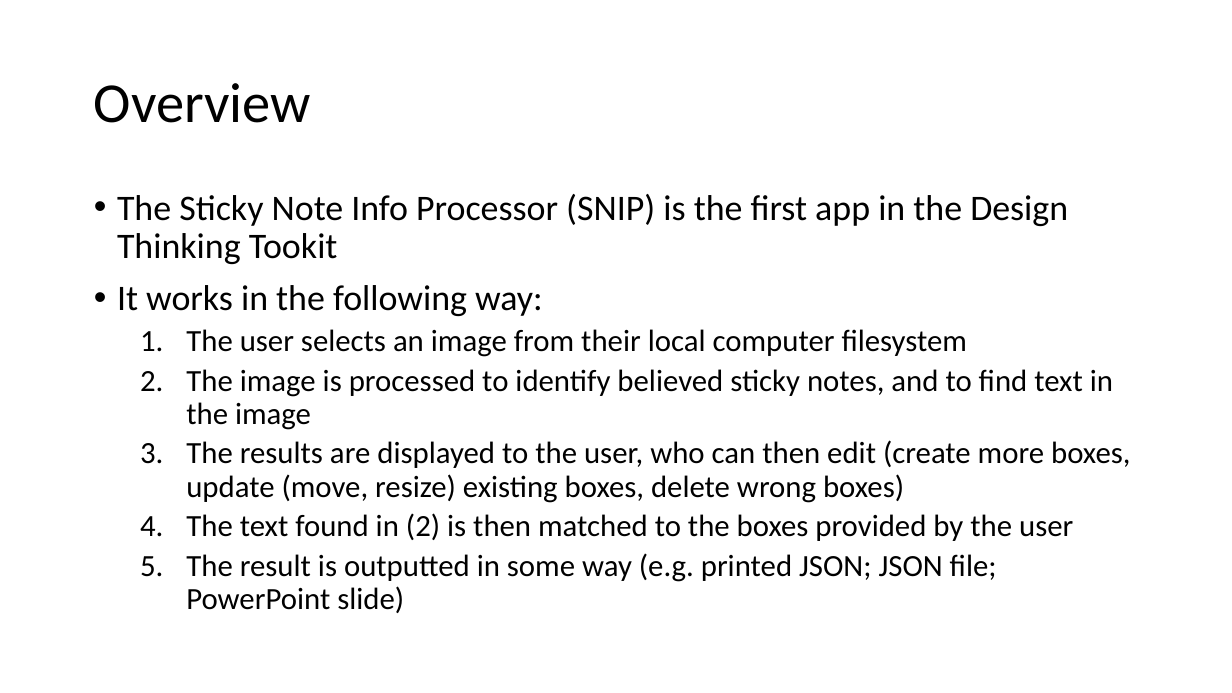
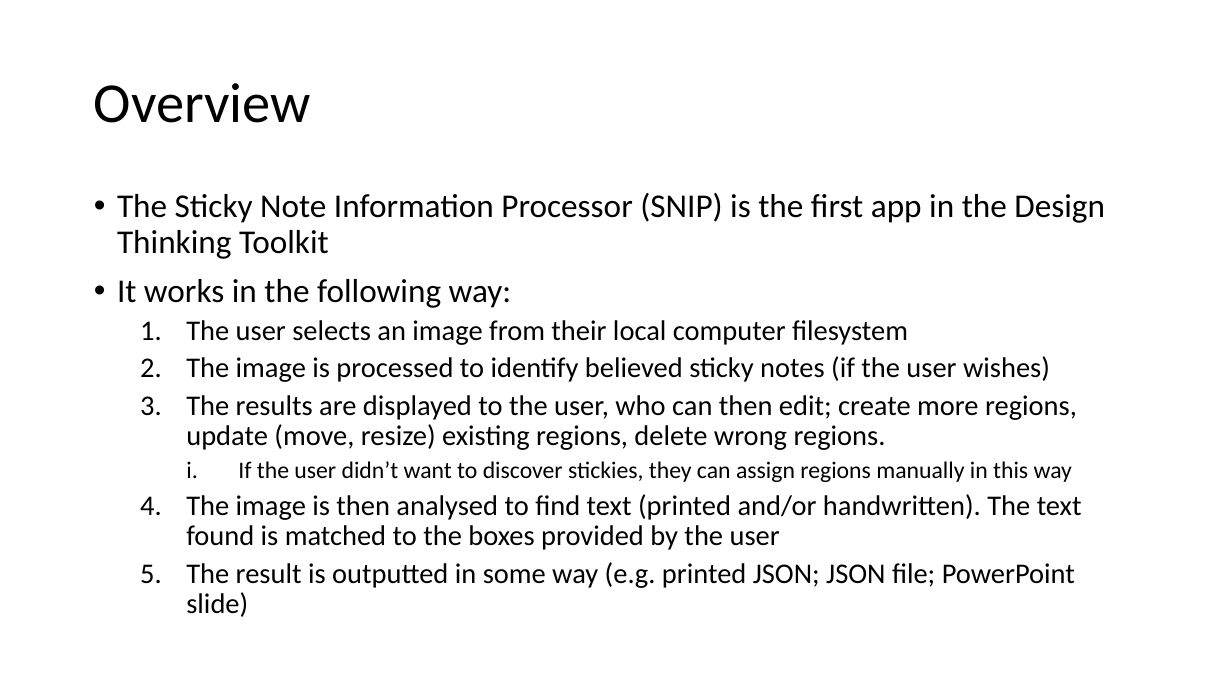
Before and after one commit to al-vincent/DesignThinkingToolset, a slide deck: slide 7 of documents/Design.pptx. Drawn at 1232x693 pixels with LibreOffice and Linux fonts; fonts in the diff are those of the drawing. Boxes give left, top, right and bottom in pixels: in the first picture for what was removed or moved away, otherwise in the second. Text is boxed around its words. In the diff, an @@ line names an element or a change of style, - is before the commit and + after.

Commit message:
Updates to functional tests, in-line with new design plan. New functional tests are largely skeletons, for completion as new features are added

```diff
--- a/documents/Design.pptx
+++ b/documents/Design.pptx
@@ text at bbox=[117, 193, 1105, 259]: text changed; size 28 to 25.9 pt @@
-• The Sticky Note Info Processor (SNIP) is the first app in the Design Thinking Tookit
+• The Sticky Note Information Processor (SNIP) is the first app in the Design Thinking Toolkit
@@ text at bbox=[117, 279, 1075, 617]: size 28 to 25.9 pt in "It works in the following way:"; size 24 to 22.2 pt in "The user selects an image from their ...", "The result is outputted in some way ..." @@
@@ text at bbox=[186, 356, 1082, 550]: text changed; size 24 to 22.2 pt @@
-  2. The image is processed to identify believed sticky notes, and to find text in the image
-  3. The results are displayed to the user, who can then edit (create more boxes, update (move, resize) existing boxes, delete wrong boxes)
-  4. The text found in (2) is then matched to the boxes provided by the user
+  2. The image is processed to identify believed sticky notes (if the user wishes)
+  3. The results are displayed to the user, who can then edit; create more regions, update (move, resize) existing regions, delete wrong regions.
+    i. If the user didn’t want to discover stickies, they can assign regions manually in this way
+  4. The image is then analysed to find text (printed and/or handwritten). The text found is matched to the boxes provided by the user
```
Also in this commit, not shown: 4 other slides changed, 5 slides added, 5 other files.
